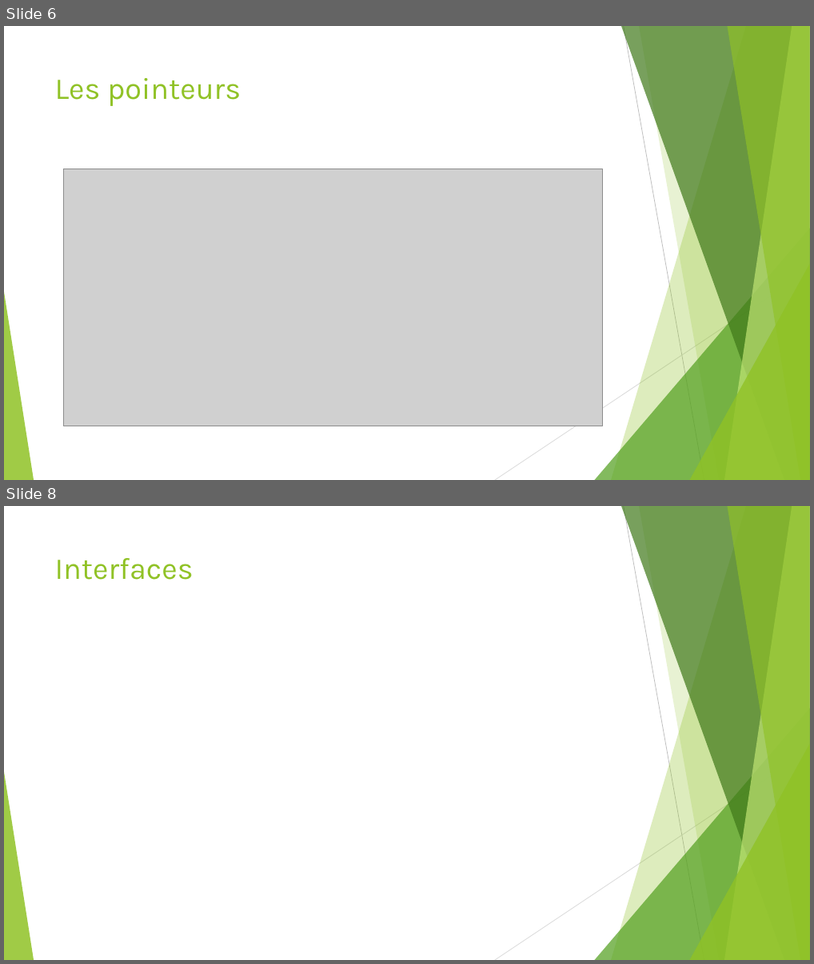
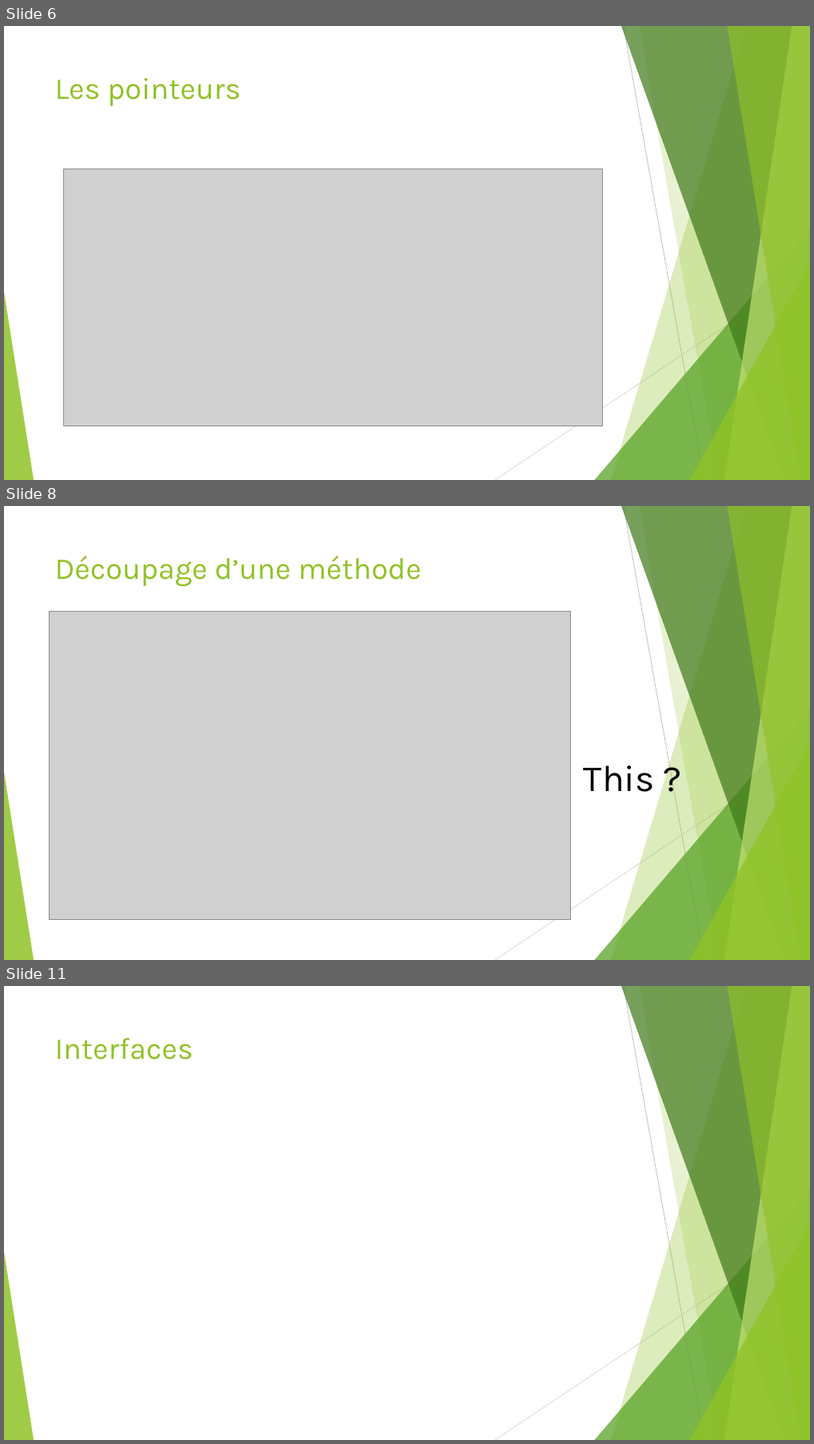
Before and after one commit to worming004/OOPAndGo, a slide deck: PPT/OOPAndGo.pptx. Shown one above the other, each under a label of ours: slides 6 and 8 before the commit, slides 6, 8 and 11 after it; the slides between them are not shown. The pictures are 814x964 and 814x1444 pixels, drawn with LibreOffice and Linux fonts; fonts in the diff are those of the drawing; grey boxes stand for pictures. Boxes give left, top, right and bottom in pixels: in the first picture for what was removed or moved away, otherwise in the second. Text is boxed around its words. In the diff, an @@ line names an element or a change of style, - is before the commit and + after.

Commit message:
méthodes et méthodes pointers

```diff
--- a/PPT/OOPAndGo.pptx
+++ b/PPT/OOPAndGo.pptx
@@ slide 8 added at box(4, 506, 810, 960), background #FFFFFF; not listed: 10 template elements that a slide beside it also shows @@
@@ title added at box(55, 556, 422, 587), 36 pt, text #90C226 @@
+Découpage d’une méthode
@@ picture added at box(49, 612, 571, 920) @@
@@ text added at box(584, 765, 655, 792), 44 pt, text #000000 @@
+This ?
@@ what was slide 8 is now slide 11 @@
```
Also in this commit, not shown: 2 slides changed, 2 other slides added, 2 other files.
